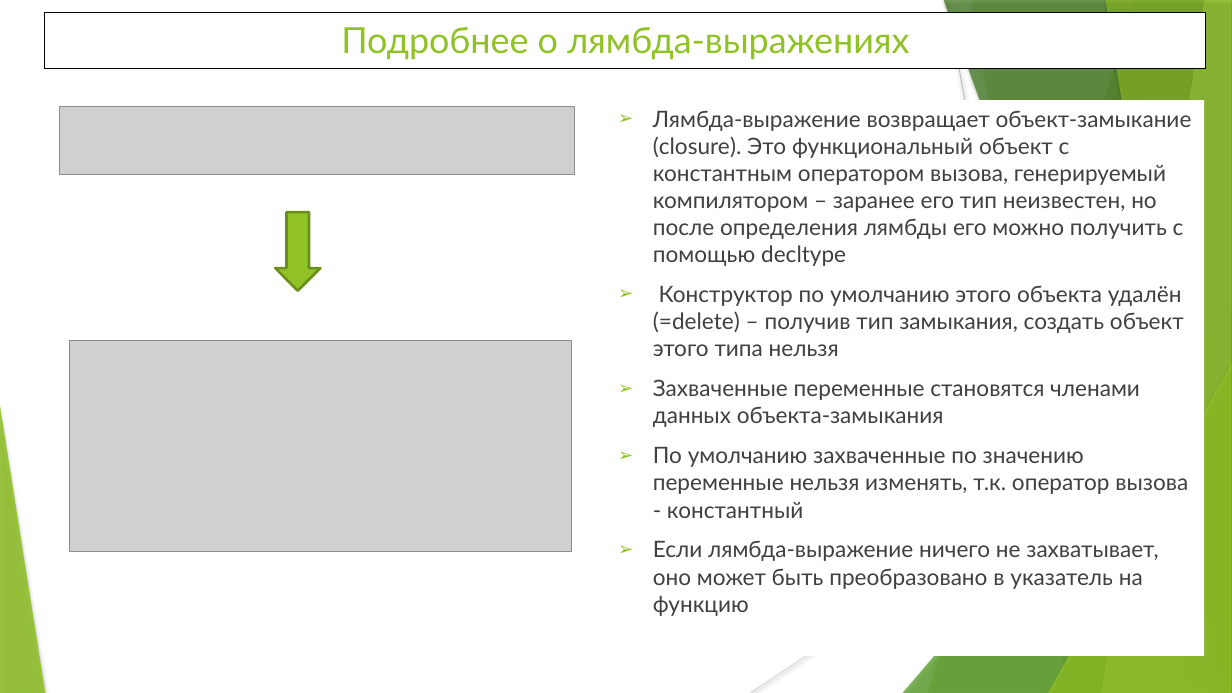
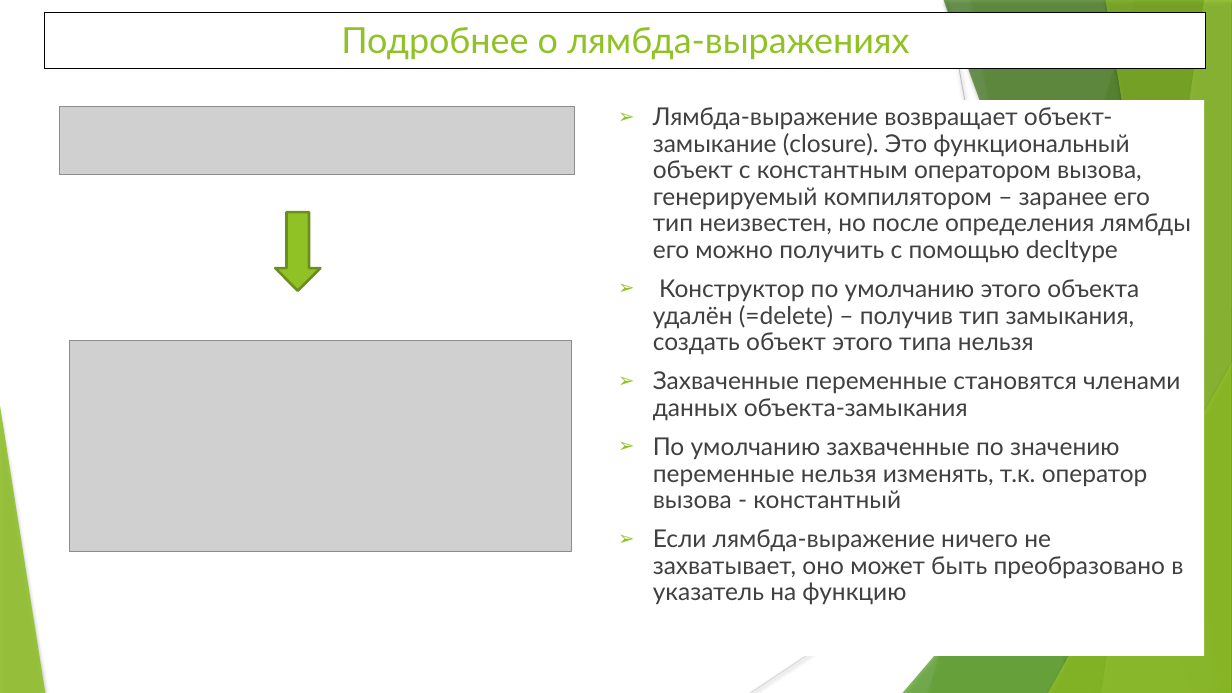
Before and after one commit to WhiteCatStudies/lectures, a slide deck: slide 6 of pt2/lectures/lecture6/lecture6.pptx. Drawn at 1232x693 pixels with LibreOffice and Linux fonts; fonts in the diff are those of the drawing; grey boxes stand for pictures. Boxes give left, top, right and bottom in pixels: in the first picture for what was removed or moved away, otherwise in the second. Text is boxed around its words. In the diff, an @@ line names an element or a change of style, - is before the commit and + after.

```diff
--- a/pt2/lectures/lecture6/lecture6.pptx
+++ b/pt2/lectures/lecture6/lecture6.pptx
@@ rectangle "Лямбда-выражение возвращает объект-замыкание (closure). Это ..." at (609,100,1204,656): size 17.6 to 19.1 pt; line spacing 1 to 0.9 @@
```
Also in this commit, not shown: 15 other slides changed, 1 slide added, 16 other files.
